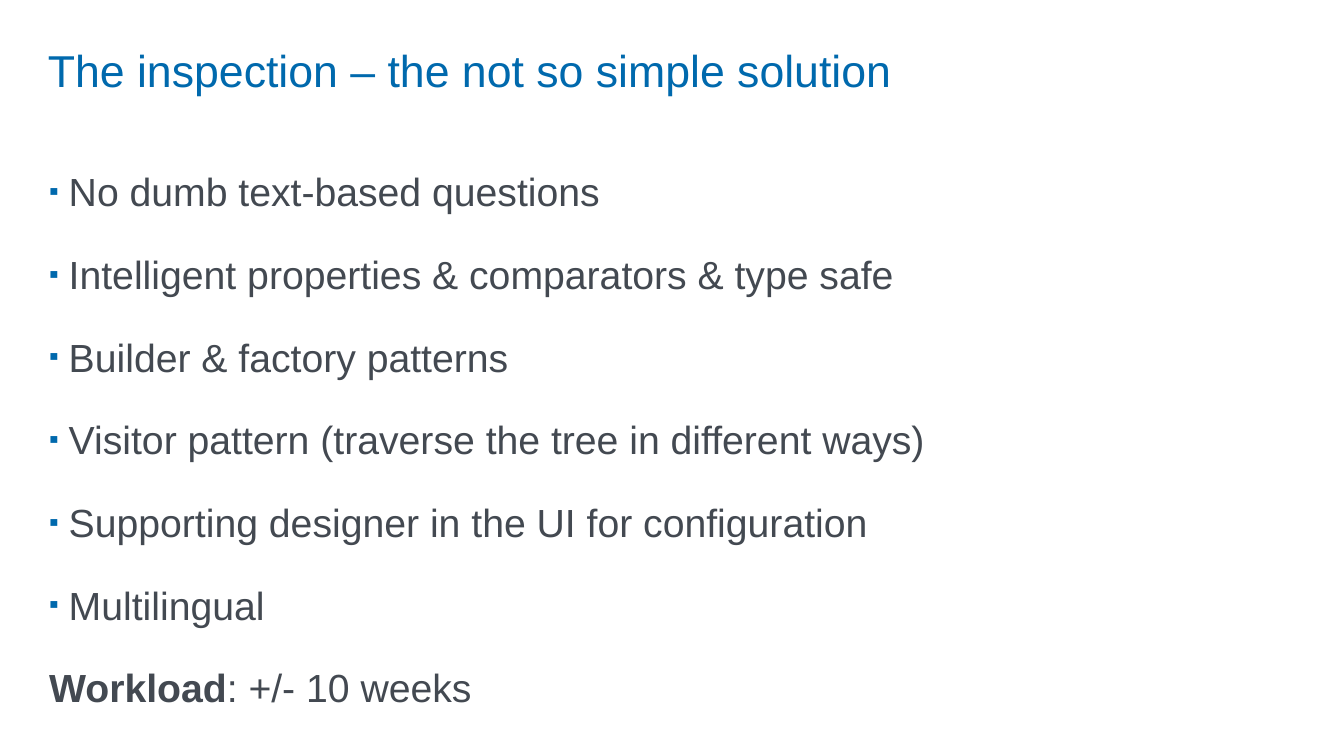
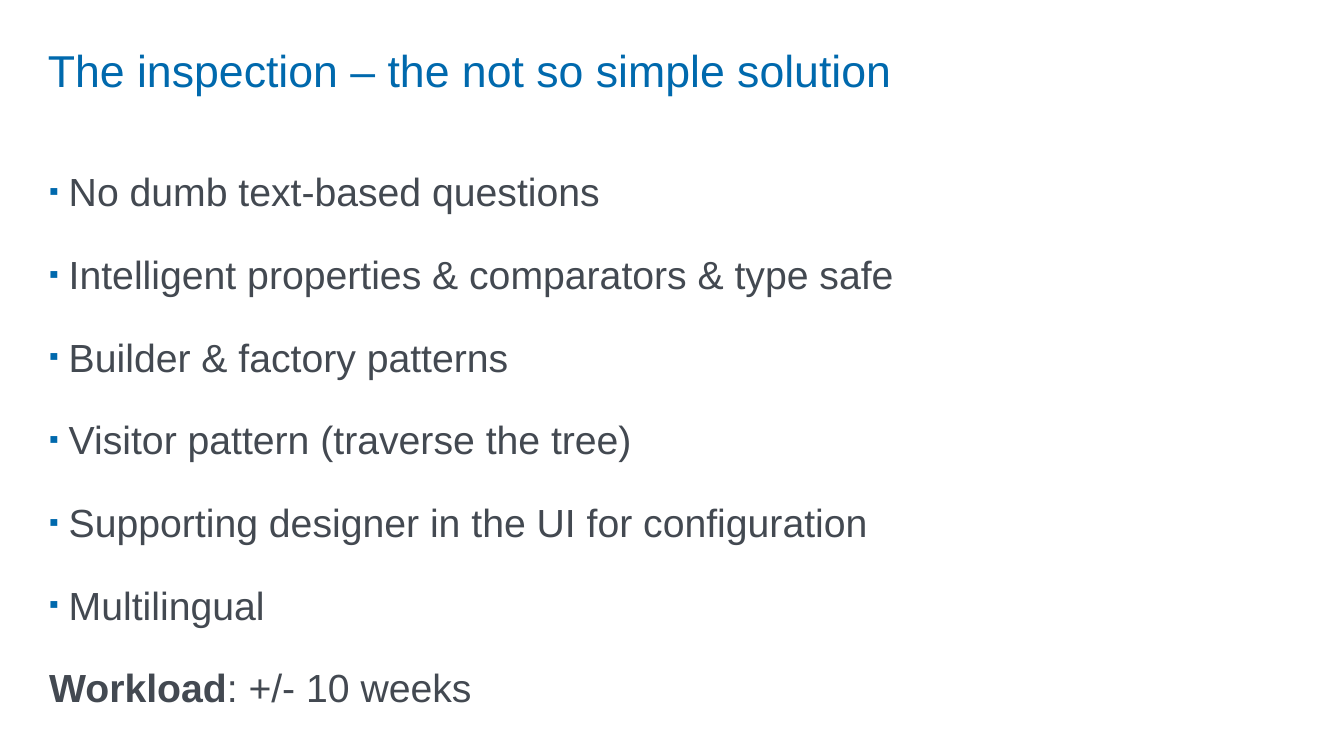
Before and after one commit to StevenHillaert/talk-hellostavanger-2026, a slide deck: slide 25 of Roast my design decisions.pptx. Drawn at 1344x756 pixels with LibreOffice and Linux fonts; fonts in the diff are those of the drawing. Boxes give left, top, right and bottom in pixels: in the first picture for what was removed or moved away, otherwise in the second. Text is boxed around its words. In the diff, an @@ line names an element or a change of style, - is before the commit and + after.

```diff
--- a/Roast my design decisions.pptx
+++ b/Roast my design decisions.pptx
@@ text at [69,425,631,462]: text changed @@
-▪ Visitor pattern (traverse the tree in different ways)
+▪ Visitor pattern (traverse the tree)
```
Also in this commit, not shown: 10 other slides changed, 2 other files.
